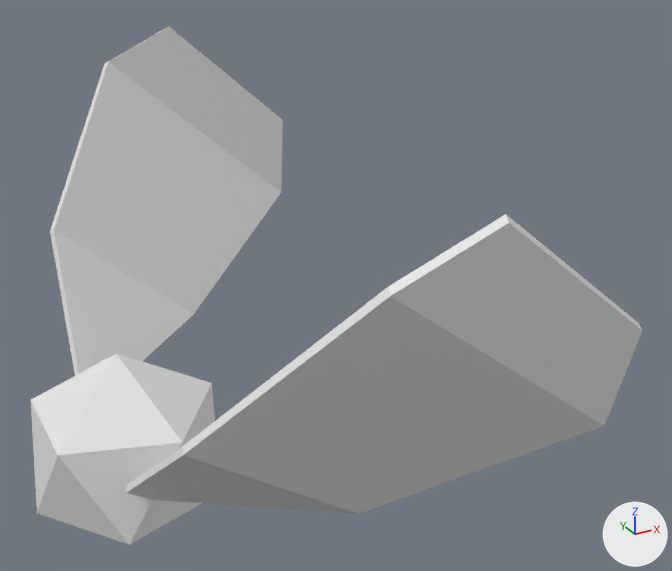
What one commit did to the Blender file Assets/Models/lilly.blend.
One viewpoint serves both versions: a 50 mm lens placed at (-0.076, -0.227, 1.061), pointed at (0.041, -0.014, 0.954). Lighting does not change. The marker at lower right points along +X, +Y and +Z.

Names of what the first picture shows: 'firefly.body'.
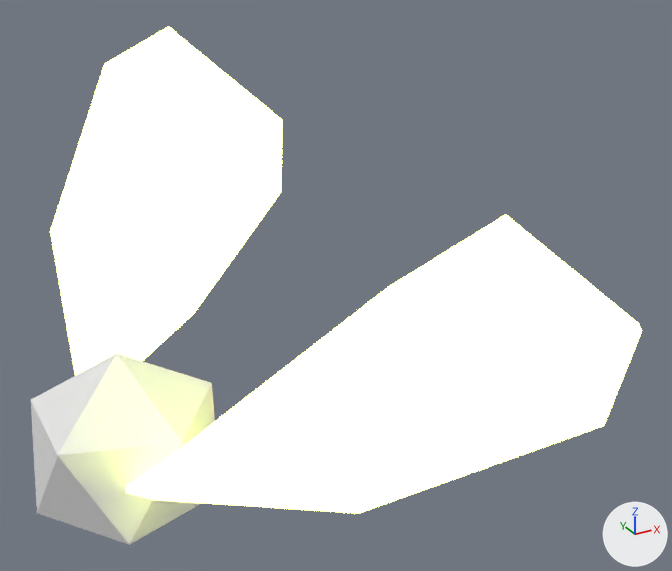
Where the change shows, as pixel boxes [x1, y1, x2, y2] in the pictures (672 x 571 px):
```json
{"object": "firefly.body", "change": "recoloured", "before": [50, 27, 642, 545], "after": [50, 27, 642, 545]}
```

The change, as JSON lines over the scene's bpy script:
```json
{"op": "set", "path": "mat_wings", "old": "principled_material('wings')", "new": "emission_material('wings')"}
{"op": "set", "path": "mat_wings.base_color", "old": "(0.8, 0.8, 0.8)", "new": "(0.901, 1.0, 0.23)", "note": "white #e7e7e7 -> yellow #f4ff84"}
{"op": "add", "block": "mat_wings", "code": "mat_wings.strength = 4.7"}
```
